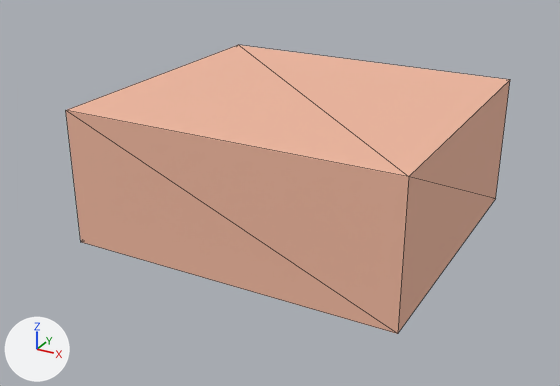
The glTF model shared/assets/models/product_soup_stock.glb: old version first, new version second.
The view is the same before and after, from a 50 mm lens placed at (0.223, -0.435, 0.189), pointed at (-0.008, -0.015, -0.021). The lights are fixed; the arrows at lower left show +X, +Y and +Z. The picture after the commit comes second. Mesh edges are drawn as thin lines. Vertices at exactly the same position are counted once.

The older version as bpy lines, for what is in view:
```python
mat_item = principled_material('item')
mat_item.base_color = (0.888, 0.485, 0.352)  # beige #f2b9a0
mat_item.roughness = 0.85
me_item = bpy.data.meshes.new('item')
me_item.from_pydata(...)  # a box spanning x -0.5..0.5, y -0.5..0.5, z -0.5..0.5
me_item.materials.append(mat_item)  # beige #f2b9a0
ob_product_soup_stock = bpy.data.objects.new('product.soup_stock', me_item)
ob_product_soup_stock.location = (0.0, 0.0, 0.0)
ob_product_soup_stock.scale = (0.22, 0.2, 0.09)
```
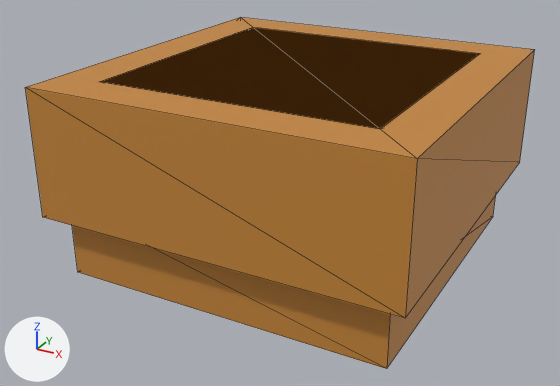
What the commit changed:
Material 'item' (mat_item) changes colour from beige #f2b9a0 to orange #c8883a; in linear values from (0.888, 0.485, 0.352) to (0.578, 0.246, 0.0423).
me_item is used by ob_product_soup_stock; location (0.0, 0.0, 0.0); scale (0.22, 0.2, 0.09).
me_item had 8 vertices, 12 faces and spanned x -0.5..0.5, y -0.5..0.5, z -0.5..0.5.
me_item now has 24 vertices, 36 faces and spans x -0.5..0.5, y -0.5..0.5, z -0.262..0.262.
me_item part 1: the whole mesh is rebuilt.
Object 'product.soup_stock' (ob_product_soup_stock) is rescaled from (0.22, 0.2, 0.09) to (0.24, 0.24, 0.24).

Where the change shows, as pixel boxes [x1, y1, x2, y2] in the pictures (560 x 386 px):
'product.soup_stock', recoloured, reshaped, rescaled (15% wider, 22% taller)
    before: [66, 45, 510, 334]
    after: [25, 17, 535, 369]
